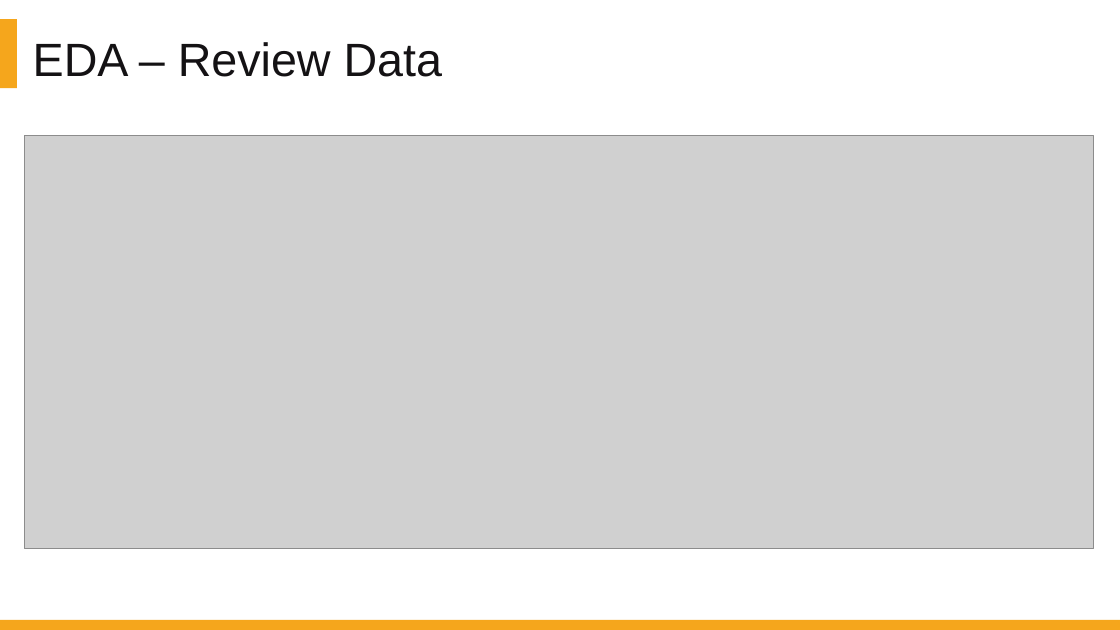
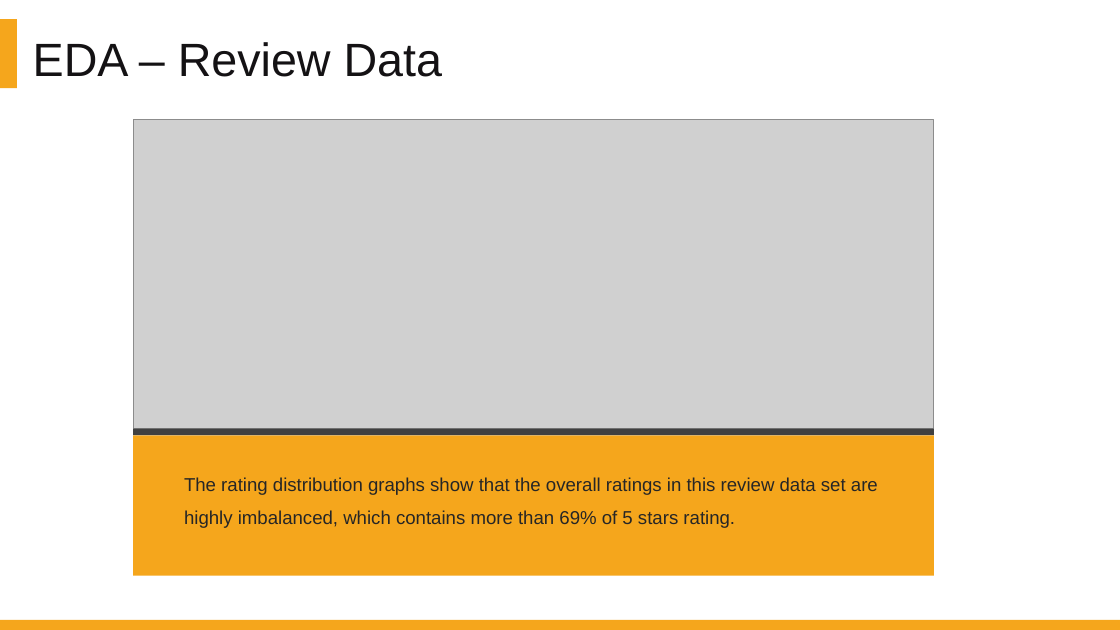
Before and after one commit to DATA-606-SPRING-2022/Jin_DATA606, a slide deck: slide 15 of presentation/Project_Presentation_EDA_v1.1.pptx. Drawn at 1120x630 pixels with LibreOffice and Linux fonts; fonts in the diff are those of the drawing; grey boxes stand for pictures. Boxes give left, top, right and bottom in pixels: in the first picture for what was removed or moved away, otherwise in the second. Text is boxed around its words. In the diff, an @@ line names an element or a change of style, - is before the commit and + after.

```diff
--- a/presentation/Project_Presentation_EDA_v1.1.pptx
+++ b/presentation/Project_Presentation_EDA_v1.1.pptx
@@ picture: place and size @@
-picture at box(24, 136, 1094, 549)
+picture at box(133, 119, 933, 429)
@@ rectangle added at box(133, 435, 933, 576), fill #F5A61C @@
@@ rectangle added at box(133, 429, 933, 435), fill #404040 @@
@@ text added at box(184, 477, 878, 528), 16 pt, text #262626 @@
+The rating distribution graphs show that the overall ratings in this review data set are highly imbalanced, which contains more than 69% of 5 stars rating.
```
Also in this commit, not shown: 1 other slide changed, 8 slides added, 1 slide removed.
